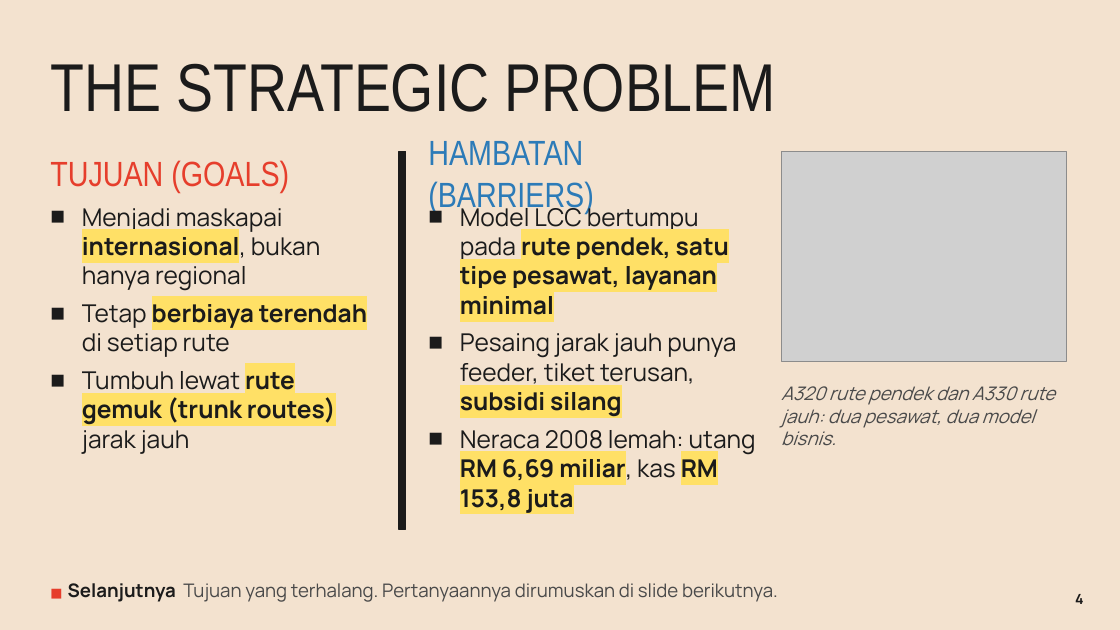
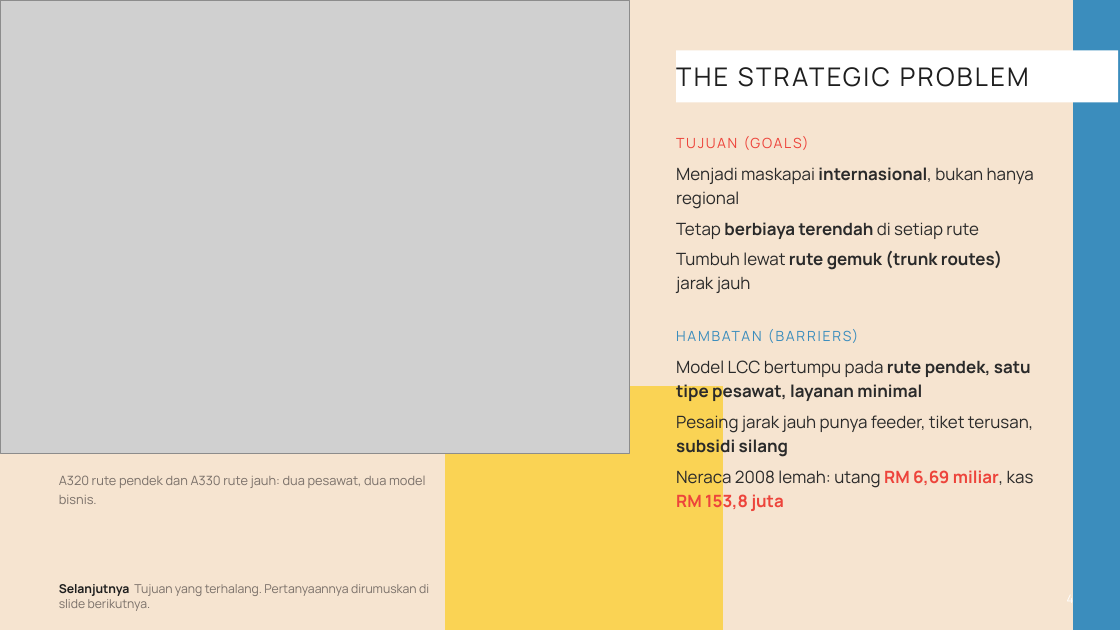
Before and after one commit to aslihabnuri/Dom-Manipulation, a slide deck: slide 4 of strategic-management/airasia-case/SMJKT_Group 3_Aslih_Case AirAsia.pptx. Drawn at 1120x630 pixels with LibreOffice and Linux fonts; fonts in the diff are those of the drawing; grey boxes stand for pictures. Boxes give left, top, right and bottom in pixels: in the first picture for what was removed or moved away, otherwise in the second. Text is boxed around its words. In the diff, an @@ line names an element or a change of style, - is before the commit and + after.

```diff
--- a/strategic-management/airasia-case/SMJKT_Group 3_Aslih_Case AirAsia.pptx
+++ b/strategic-management/airasia-case/SMJKT_Group 3_Aslih_Case AirAsia.pptx
@@ background #F3E2CF to #F6E4D0 @@
@@ picture added at (x1=0, y1=0, x2=630, y2=454) @@
@@ rectangle added at (x1=1074, y1=0, x2=1120, y2=630), fill #3B8DBD, outline #3B8DBD 1 pt @@
@@ rectangle "THE STRATEGIC PROBLEM" resized from (x1=50, y1=63, x2=776, y2=112) to (x1=676, y1=50, x2=1118, y2=103) @@
@@ rectangle "THE STRATEGIC PROBLEM" at (x1=676, y1=50, x2=1118, y2=103): size 58 to 22 pt, font Arial Narrow to Manrope, text colour #1B1B1B to #1E1E1E, letter spacing 0 to 2 pt; fill none to #FFFFFF @@
@@ text "TUJUAN (GOALS)" moved from (x1=50, y1=160, x2=289, y2=193) to (x1=676, y1=130, x2=1012, y2=155) @@
@@ text "TUJUAN (GOALS)" at (x1=676, y1=130, x2=1012, y2=155): size 30 to 12 pt, font Arial Narrow to Manrope, text colour #E63E2C to #ED443B, letter spacing 0 to 1.5 pt @@
@@ rectangle removed at (x1=399, y1=151, x2=406, y2=529) @@
@@ text "Menjadi maskapai internasional, bukan hanya ..." moved from (x1=82, y1=208, x2=367, y2=454) to (x1=676, y1=167, x2=1034, y2=293) @@
@@ text "Menjadi maskapai internasional, bukan hanya ..." at (x1=676, y1=167, x2=1034, y2=293): size 21 to 14.5 pt, text colour #1B1B1B to #2A2A2A; highlight #FFE066 to none in "internasional,", "berbiaya terendah", "rute gemuk (trunk routes)"; bullet ■ to none; line spacing 1 to 1.18; less space between paragraphs @@
@@ rectangle removed at (x1=781, y1=160, x2=1067, y2=353) @@
@@ picture removed at (x1=781, y1=151, x2=1067, y2=361) @@
@@ text "HAMBATAN (BARRIERS)" moved from (x1=428, y1=141, x2=593, y2=214) to (x1=676, y1=323, x2=1012, y2=349) @@
@@ text "HAMBATAN (BARRIERS)" at (x1=676, y1=323, x2=1012, y2=349): size 30 to 12 pt, font Arial Narrow to Manrope, text colour #2C7BB8 to #3B8DBD, letter spacing 0 to 1.5 pt @@
@@ text "Model LCC bertumpu pada rute ..." moved from (x1=460, y1=203, x2=756, y2=513) to (x1=676, y1=360, x2=1034, y2=512) @@
@@ text "Model LCC bertumpu pada rute ..." at (x1=676, y1=360, x2=1034, y2=512): size 21 to 14.5 pt; text colour #1B1B1B to #2A2A2A in "Model LCC bertumpu pada rute pendek, satu ...", "Pesaing jarak jauh punya feeder, tiket terusan, ...", "Neraca 2008 lemah: utang miliar, kas"; highlight #FFE066 to none in "rute pendek, satu tipe pesawat, layanan minimal", "subsidi silang", "RM 6,69 miliar, RM 153,8 juta"; text colour #1B1B1B to #ED443B in "RM 6,69 miliar, RM 153,8 juta"; bullet ■ to none; line spacing 1 to 1.18; less space between paragraphs @@
@@ rectangle added at (x1=445, y1=386, x2=723, y2=630), fill #FAD354, outline #FAD354 1 pt @@
@@ text "A320 rute pendek dan A330 ..." moved from (x1=781, y1=386, x2=1055, y2=446) to (x1=59, y1=475, x2=426, y2=504) @@
@@ text "A320 rute pendek dan A330 ..." at (x1=59, y1=475, x2=426, y2=504): size 16 to 11 pt, text colour #4A4A4A to #7A7069, italic off; line spacing 1 to 1.18; more space between paragraphs @@
@@ text at (x1=59, y1=584, x2=429, y2=611): text changed; size 16 to 10.5 pt; text colour #4A4A4A to #7A7069 @@
-■ Selanjutnya Tujuan yang terhalang. Pertanyaannya dirumuskan di slide berikutnya.
+Selanjutnya Tujuan yang terhalang. Pertanyaannya dirumuskan di slide berikutnya.
@@ text "4" at (x1=1067, y1=592, x2=1074, y2=607): size 12 to 10 pt, text colour #1B1B1B to #FFFFFF, bold off @@
```
Also in this commit, not shown: 19 other slides changed, 28 other files.
